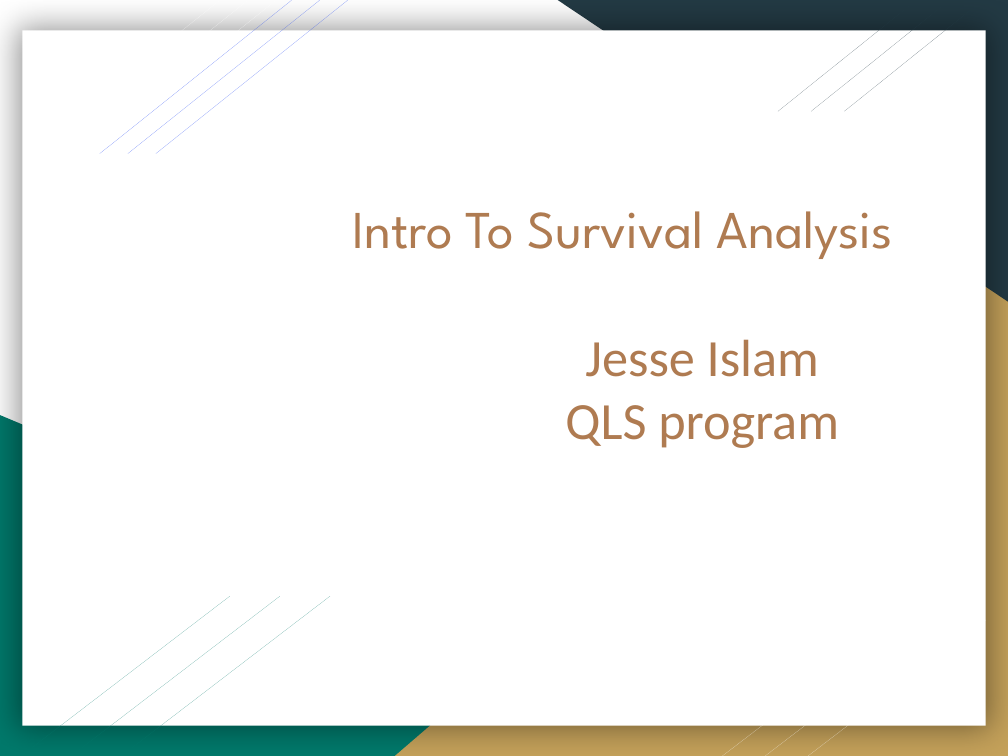
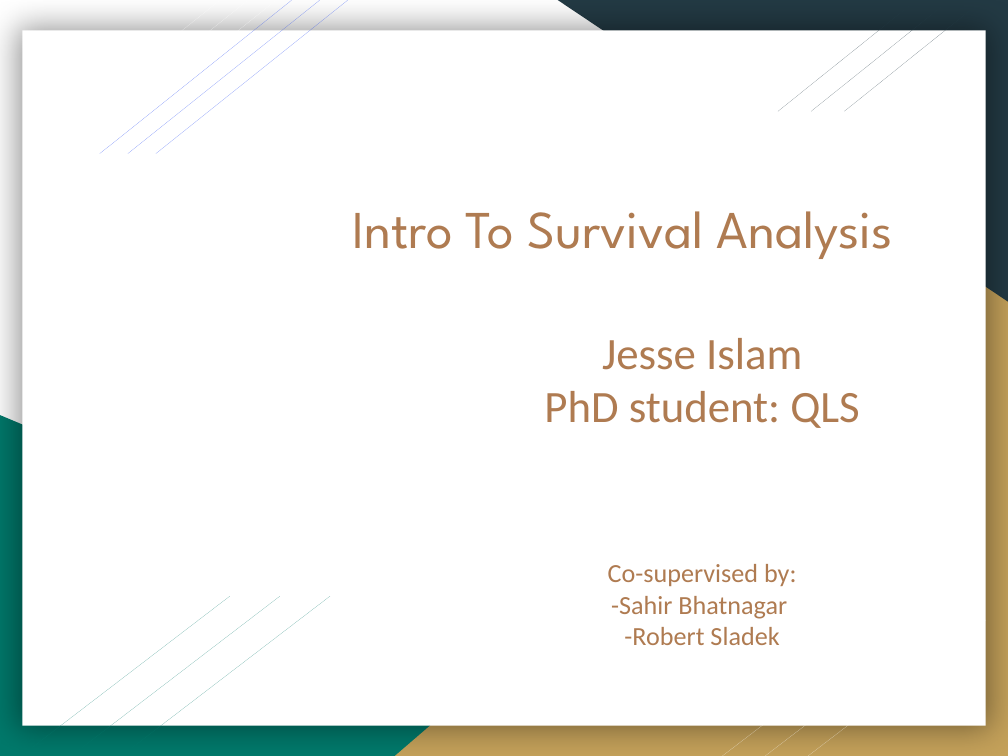
Before and after one commit to Jesse-Islam/ATGC_survival_presentation_Feb.27.2020, a slide deck: slide 1 of Intro To Survival Analysis.pptx. Drawn at 1008x756 pixels with LibreOffice and Linux fonts; fonts in the diff are those of the drawing. Boxes give left, top, right and bottom in pixels: in the first picture for what was removed or moved away, otherwise in the second. Text is boxed around its words. In the diff, an @@ line names an element or a change of style, - is before the commit and + after.

```diff
--- a/Intro To Survival Analysis.pptx
+++ b/Intro To Survival Analysis.pptx
@@ subtitle at [544, 338, 860, 428]: text changed; size 28 to 24 pt @@
-Jesse Islam
-QLS program
+Jesse Islam
+PhD student: QLS
@@ text added at [608, 564, 796, 645], 14 pt, text #AF7B51 @@
+Co-supervised by:
+-Sahir Bhatnagar
+-Robert Sladek
```
Also in this commit, not shown: 4 other slides changed, 6 other files.
